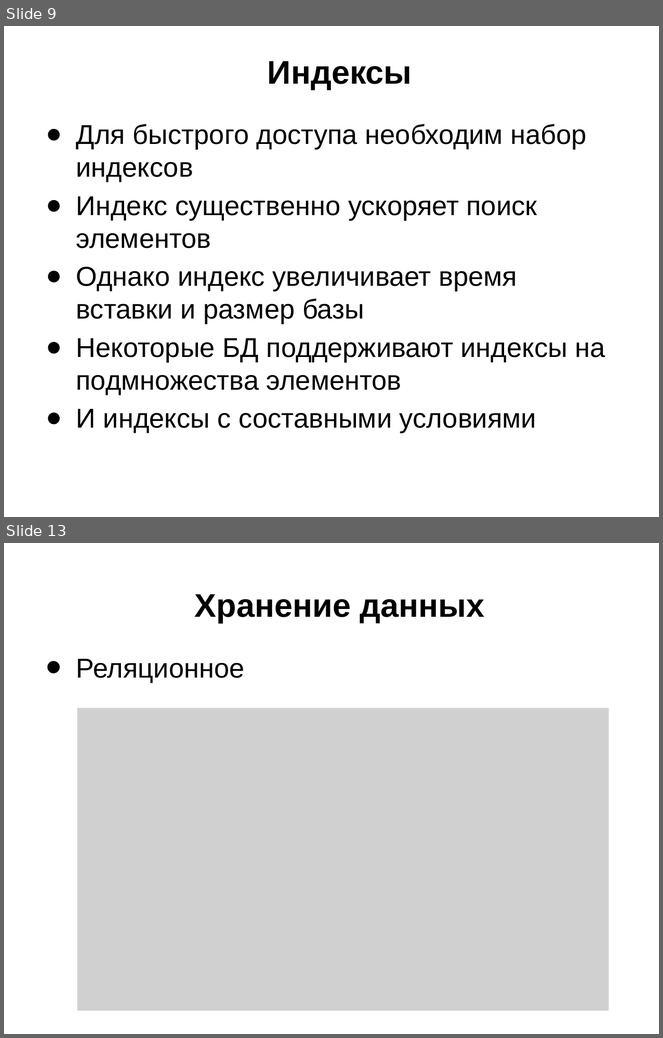
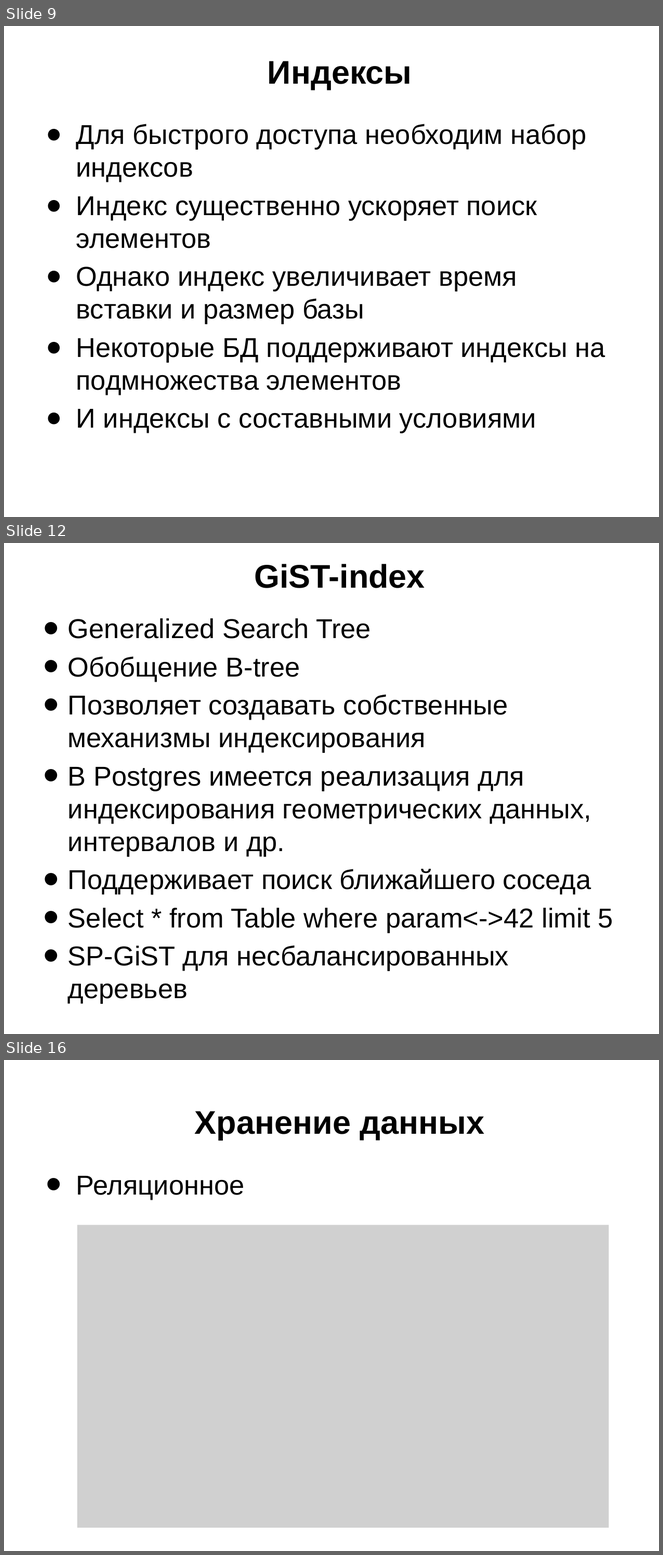
Before and after one commit to schadov/241m-lectures, a slide deck: Lecture_DB.pptx. Shown one above the other, each under a label of ours: slides 9 and 13 before the commit, slides 9, 12 and 16 after it; the slides between them are not shown. The pictures are 663x1038 and 663x1555 pixels, drawn with LibreOffice and Linux fonts; fonts in the diff are those of the drawing; grey boxes stand for pictures. Boxes give left, top, right and bottom in pixels: in the first picture for what was removed or moved away, otherwise in the second. Text is boxed around its words. In the diff, an @@ line names an element or a change of style, - is before the commit and + after.

```diff
--- a/Lecture_DB.pptx
+++ b/Lecture_DB.pptx
@@ slide 12 added at (x1=4, y1=543, x2=659, y2=1034), background #FFFFFF @@
@@ title added at (x1=254, y1=564, x2=425, y2=588), 36 pt, text #000000, bold @@
+GiST-index
@@ text added at (x1=68, y1=618, x2=613, y2=1004), 30 pt, text #000000 @@
+• Generalized Search Tree
+• Обобщение B-tree
+• Позволяет создавать собственные механизмы индексирования
+• В Postgres имеется реализация для индексирования геометрических данных, интервалов и др.
+• Поддерживает поиск ближайшего соседа
+• Select * from Table where param<->42 limit 5
+• SP-GiST для несбалансированных деревьев
@@ what was slide 13 is now slide 16 @@
```
Also in this commit, not shown: 9 slides changed, 2 other slides added.
